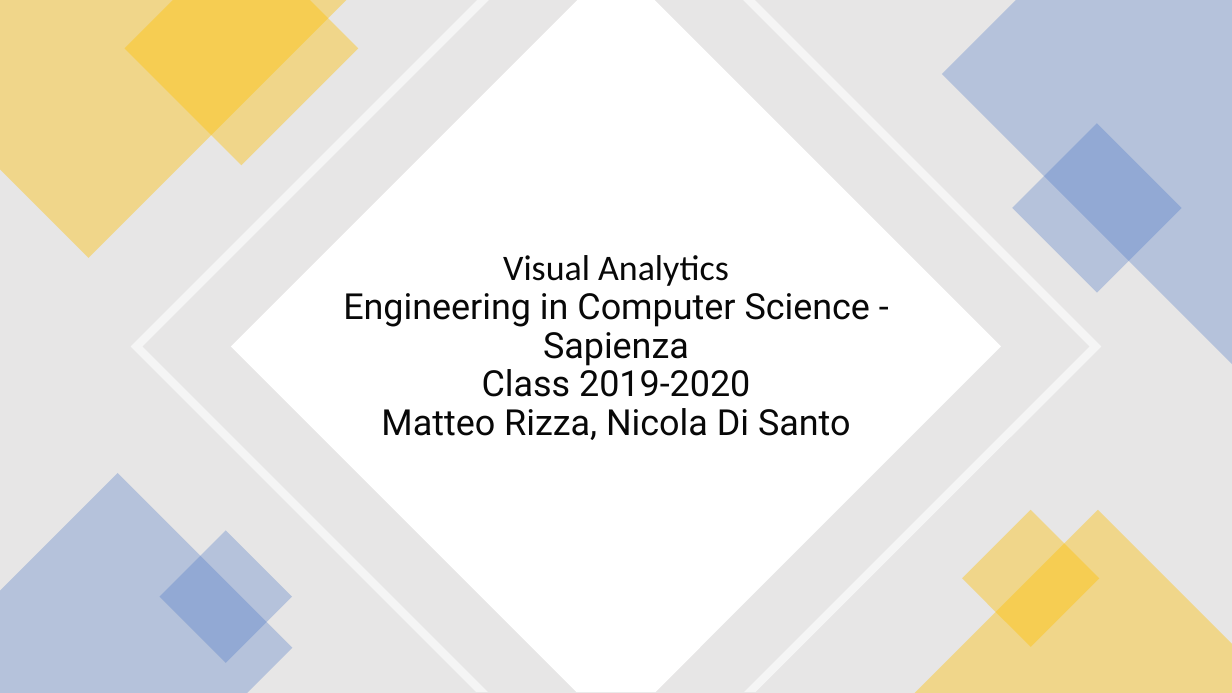
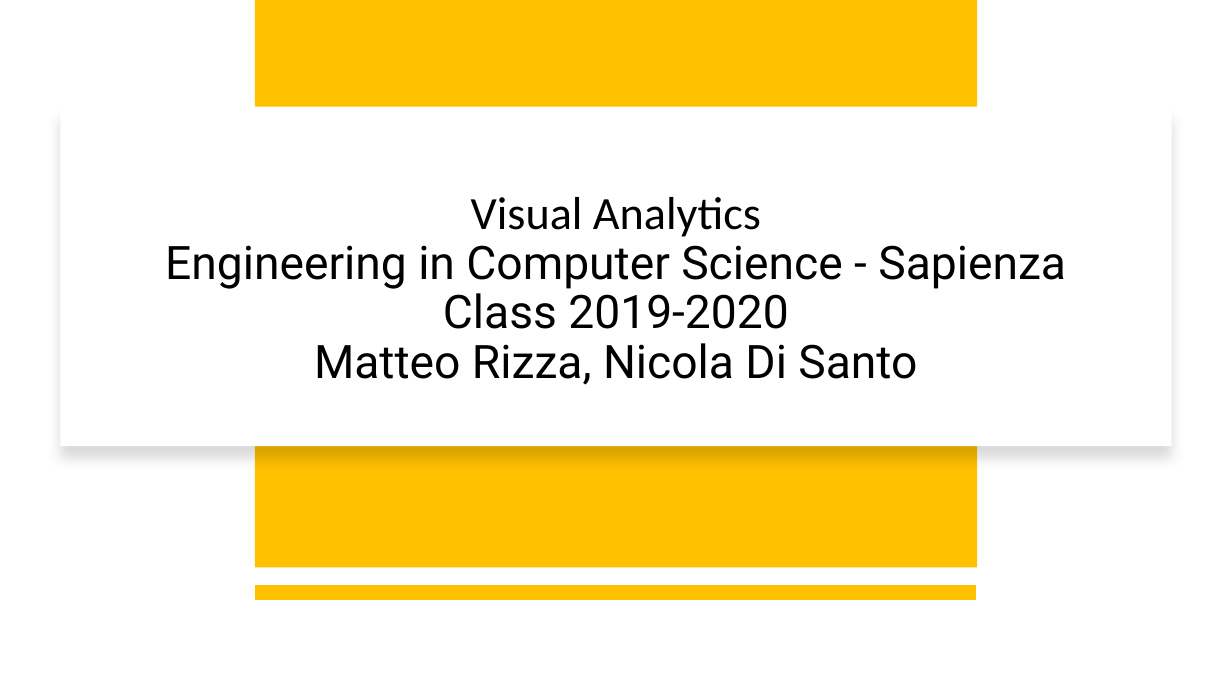
Before and after one commit to nicoDs96/VisualAnalytics, a slide deck: slide 1 of Report/VA project slides.pptx. Drawn at 1232x693 pixels with LibreOffice and Linux fonts; fonts in the diff are those of the drawing. Boxes give left, top, right and bottom in pixels: in the first picture for what was removed or moved away, otherwise in the second. Text is boxed around its words. In the diff, an @@ line names an element or a change of style, - is before the commit and + after.

```diff
--- a/Report/VA project slides.pptx
+++ b/Report/VA project slides.pptx
@@ freeform shape removed at box(0, 0, 346, 258) @@
@@ freeform shape removed at box(125, 0, 359, 166) @@
@@ freeform shape removed at box(130, 0, 1102, 693) @@
@@ freeform shape removed at box(231, 0, 1001, 693) @@
@@ rectangle added at box(255, 0, 978, 567), fill #FFC000 @@
@@ freeform shape removed at box(942, 0, 1232, 364) @@
@@ rectangle: place and size @@
-rectangle at box(0, 0, 1232, 693)
+rectangle at box(60, 106, 1172, 445)
@@ rectangle at box(60, 106, 1172, 445): fill #E7E6E6 to #FFFFFF; shadow on @@
@@ rectangle removed at box(1012, 123, 1182, 293) @@
@@ title "Visual Analytics Engineering in Computer ...": place and size @@
-title "Visual Analytics Engineering in Computer ..." at box(343, 255, 870, 440)
+title "Visual Analytics Engineering in Computer ..." at box(165, 197, 1066, 385)
@@ title "Visual Analytics Engineering in Computer ..." at box(165, 197, 1066, 385): size 28 to 36 pt, text colour #080808 to #000000 @@
@@ freeform shape removed at box(0, 474, 292, 693) @@
@@ rectangle removed at box(962, 509, 1100, 647) @@
@@ rectangle removed at box(160, 530, 293, 664) @@
@@ freeform shape removed at box(914, 510, 1232, 693) @@
@@ line added from (977, 592) to (255, 592), #FFC000 12 pt @@
```
Also in this commit, not shown: 2 other slides changed.
